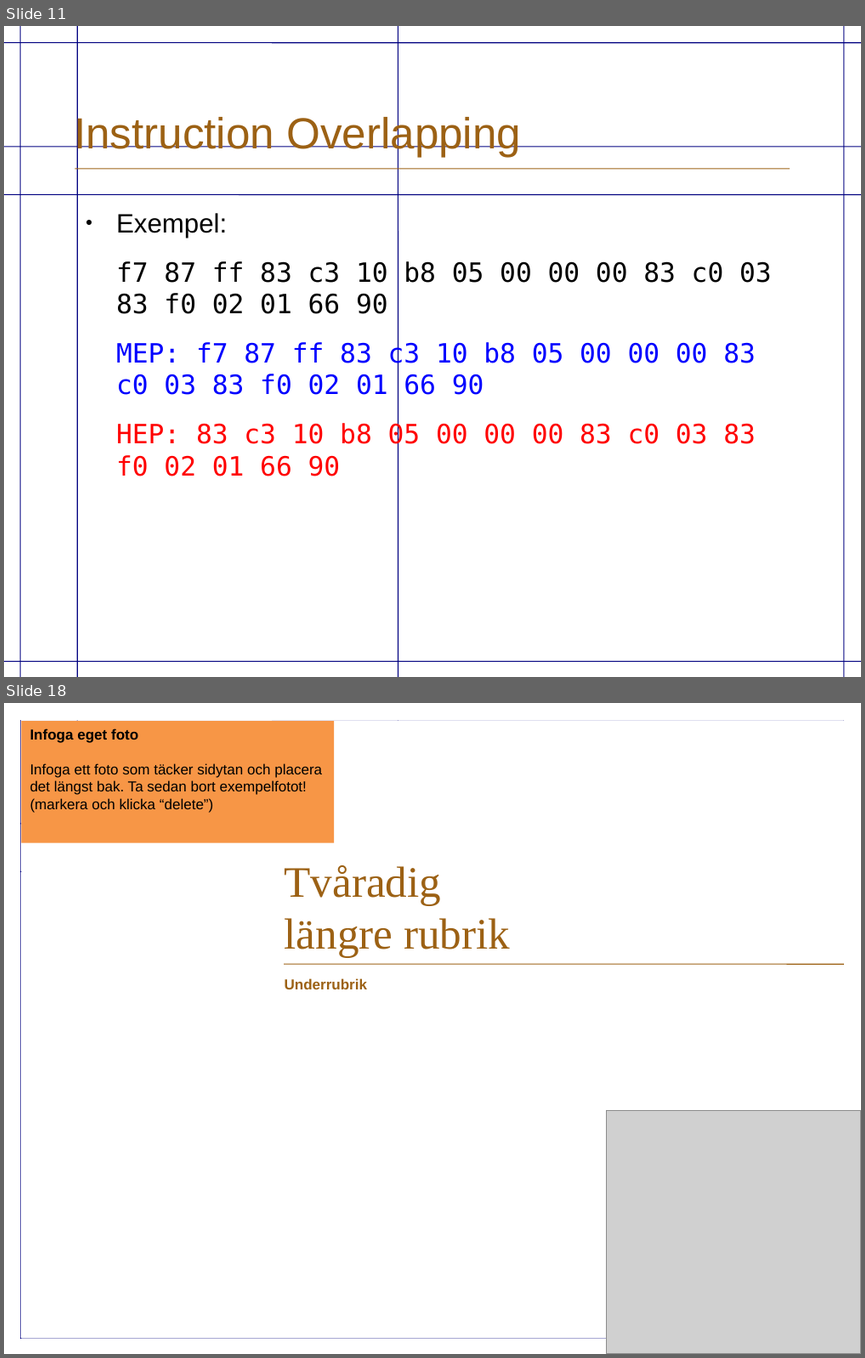
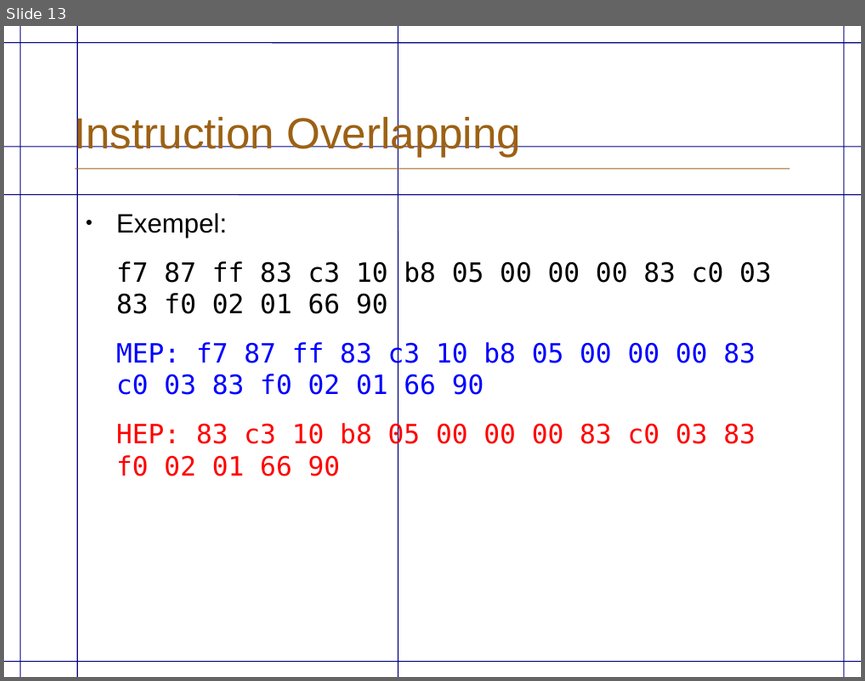
Before and after one commit to eriknylander/exjobb, a slide deck: Presentation/ExjobbPresentation.odp. Shown one above the other, each under a label of ours: slides 11 and 18 before the commit, slide 13 after it; the slides between them are not shown. The pictures are 865x1358 and 865x681 pixels, drawn with LibreOffice and Linux fonts; fonts in the diff are those of the drawing; grey boxes stand for pictures; background and template pictures are left out. Boxes give left, top, right and bottom in pixels: in the first picture for what was removed or moved away, otherwise in the second. Text is boxed around its words. In the diff, an @@ line names an element or a change of style, - is before the commit and + after.

```diff
--- a/Presentation/ExjobbPresentation.odp
+++ b/Presentation/ExjobbPresentation.odp
@@ slide 18 removed at bbox=[4, 703, 861, 1354], background picture (left out); not listed: 8 template elements that a slide beside it also shows @@
@@ rectangle removed at bbox=[21, 720, 846, 1339] @@
@@ rectangle removed at bbox=[21, 722, 334, 843] @@
-Infoga eget foto
-Infoga ett foto som täcker sidytan och placera det längst bak. Ta sedan bort exempelfotot! (markera och klicka “delete”)
@@ rectangle removed at bbox=[256, 847, 846, 1023] @@
@@ line removed from (284, 967) to (845, 967) @@
@@ group removed at bbox=[11, 711, 861, 1354]: 2 rectangles, 2 texts, 1 line, 1 picture @@
-Tvåradig
-längre rubrik
-Underrubrik
@@ what was slide 11 is now slide 13 @@
```
Also in this commit, not shown: 5 slides changed, 12 slides added, 7 other slides removed, 1 other file.
